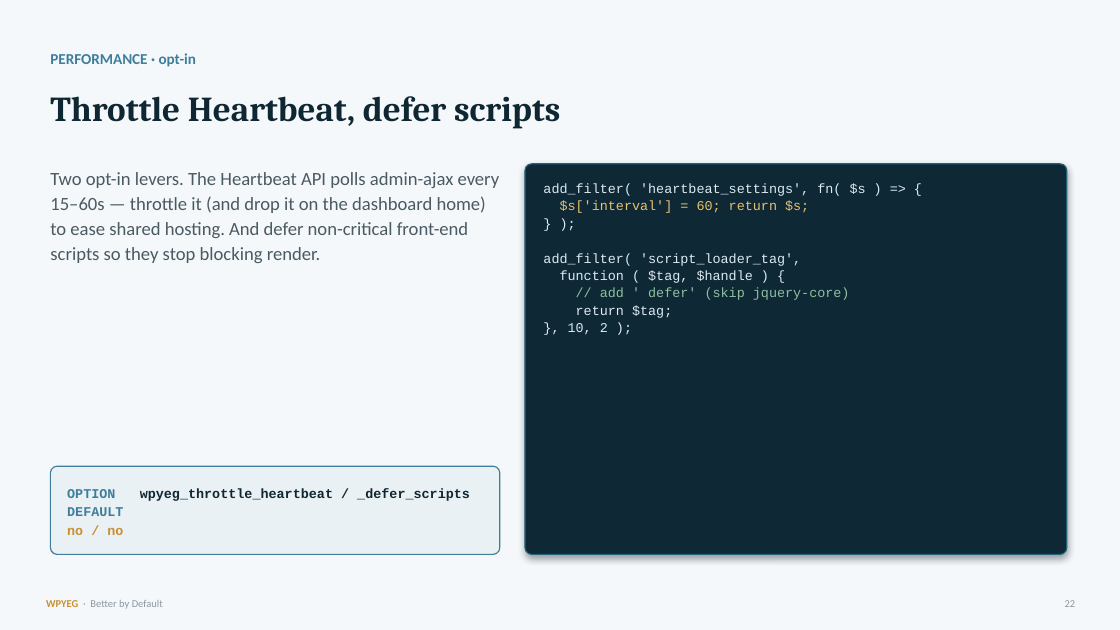
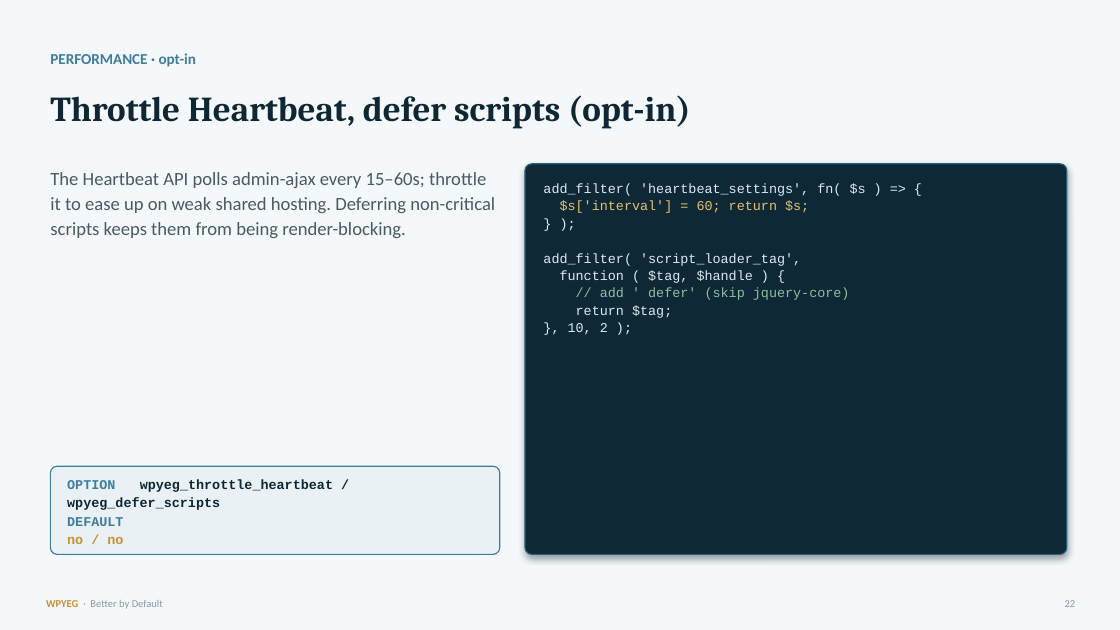
Before and after one commit to WPYEG/Better-by-Default, a slide deck: slide 22 of workshop/Better-by-Default.pptx. Drawn at 1120x630 pixels with LibreOffice and Linux fonts; fonts in the diff are those of the drawing. Boxes give left, top, right and bottom in pixels: in the first picture for what was removed or moved away, otherwise in the second. Text is boxed around its words. In the diff, an @@ line names an element or a change of style, - is before the commit and + after.

```diff
--- a/workshop/Better-by-Default.pptx
+++ b/workshop/Better-by-Default.pptx
@@ text at (50,95,691,128): text changed @@
-Throttle Heartbeat, defer scripts
+Throttle Heartbeat, defer scripts (opt-in)
@@ text at (50,172,495,238): text changed @@
-Two opt-in levers. The Heartbeat API polls admin-ajax every 15–60s — throttle it (and drop it on the dashboard home) to ease shared hosting. And defer non-critical front-end scripts so they stop blocking render.
+The Heartbeat API polls admin-ajax every 15–60s; throttle it to ease up on weak shared hosting. Deferring non-critical scripts keeps them from being render-blocking.
@@ text at (67,479,333,510): text changed @@
-OPTION wpyeg_throttle_heartbeat / _defer_scripts
+OPTION wpyeg_throttle_heartbeat / wpyeg_defer_scripts
```
Also in this commit, not shown: 20 other slides changed, 11 other files.
